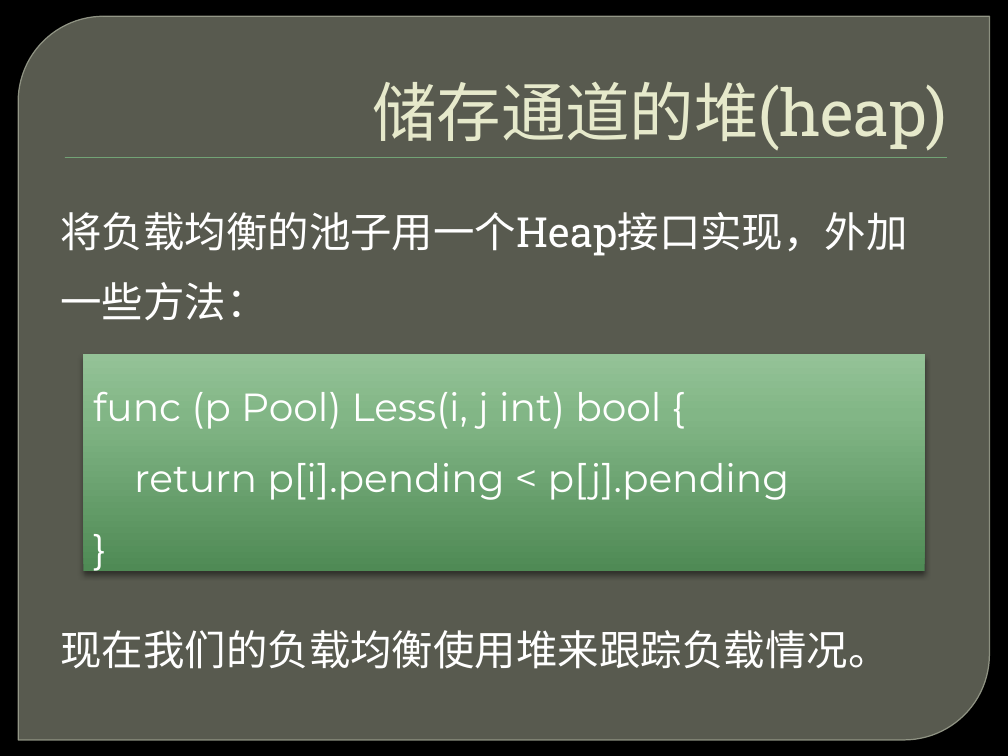
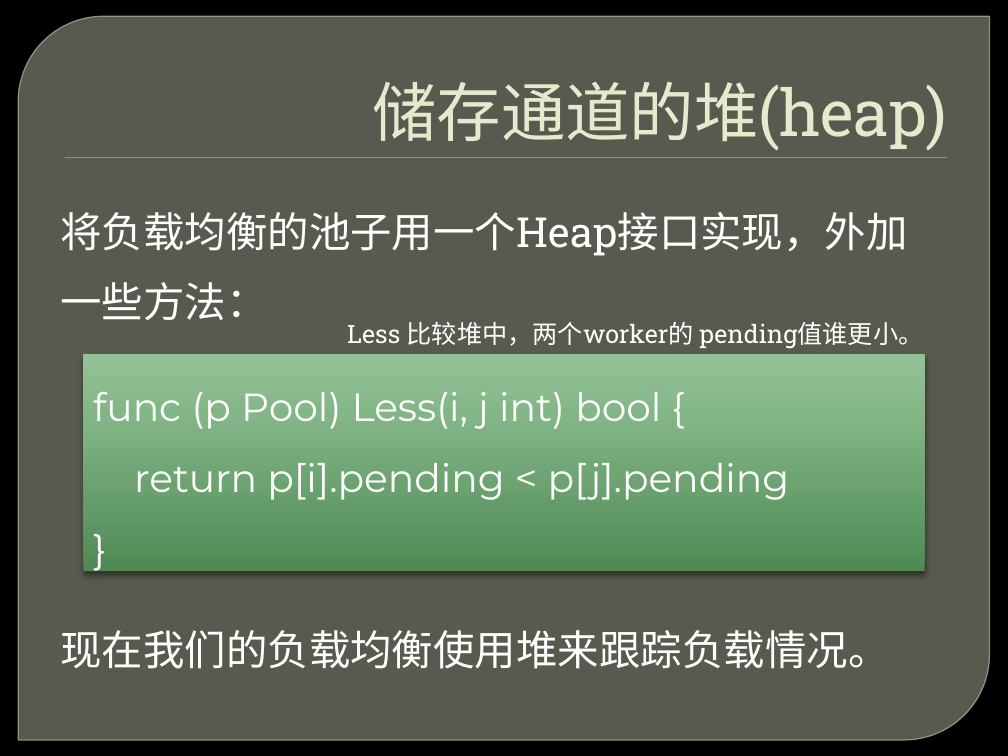
Before and after one commit to ghj1976/lecture, a slide deck: slide 56 of 并发不等于并行/并发不等于并行.pptx. Drawn at 1008x756 pixels with LibreOffice and Linux fonts; fonts in the diff are those of the drawing; background and template pictures are left out. Boxes give left, top, right and bottom in pixels: in the first picture for what was removed or moved away, otherwise in the second. Text is boxed around its words. In the diff, an @@ line names an element or a change of style, - is before the commit and + after.

```diff
--- a/并发不等于并行/并发不等于并行.pptx
+++ b/并发不等于并行/并发不等于并行.pptx
@@ text added at [347, 322, 923, 349], 18 pt, text #FFFFFF @@
+Less 比较堆中，两个worker的 pending值谁更小。
```
Also in this commit, not shown: 17 other slides changed.
